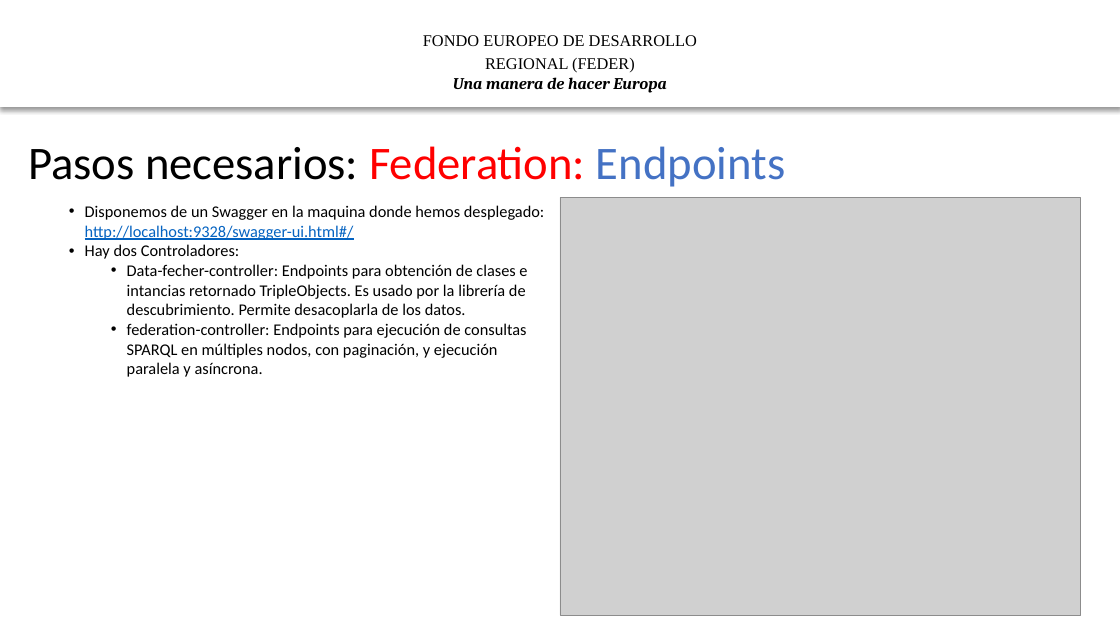
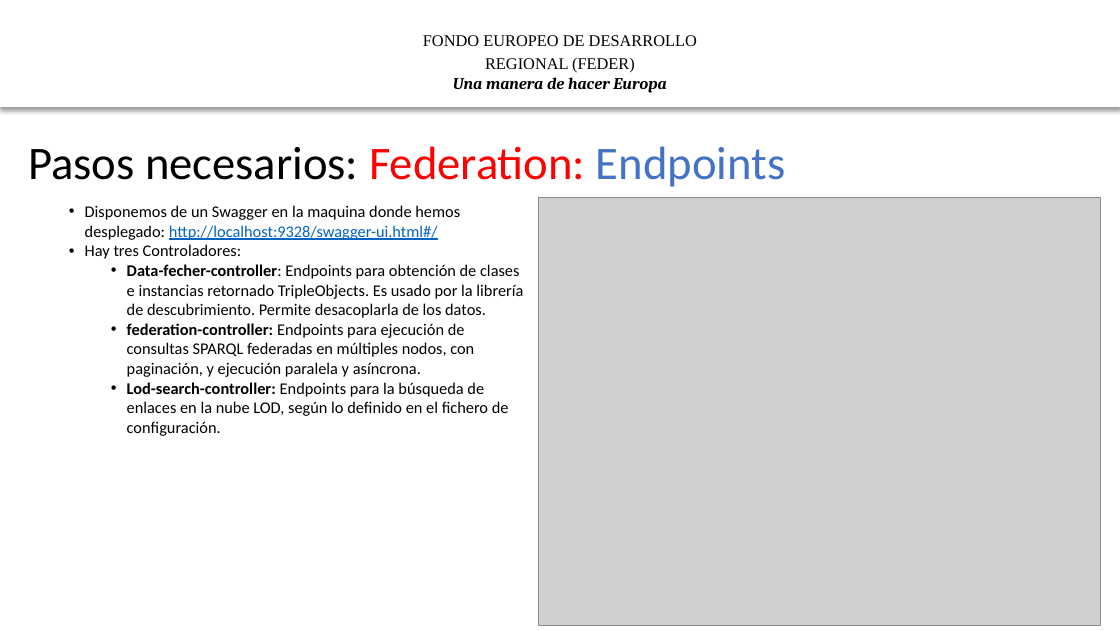
Before and after one commit to HerculesCRUE/ib-asio-docs-, a slide deck: slide 12 of 28-Material_de_formación/Formación Federación y Descubrimiento/IV Desplieges y ejecución.pptx (slide 13 before the commit). Drawn at 1120x630 pixels with LibreOffice and Linux fonts; fonts in the diff are those of the drawing; grey boxes stand for pictures; background and template pictures are left out. Boxes give left, top, right and bottom in pixels: in the first picture for what was removed or moved away, otherwise in the second. Text is boxed around its words. In the diff, an @@ line names an element or a change of style, - is before the commit and + after.

```diff
--- a/28-Material_de_formación/Formación Federación y Descubrimiento/IV Desplieges y ejecución.pptx
+++ b/28-Material_de_formación/Formación Federación y Descubrimiento/IV Desplieges y ejecución.pptx
@@ picture: place and size @@
-picture at [560,197,1081,616]
+picture at [539,197,1101,626]
@@ text at [85,244,523,436]: text changed @@
-• Hay dos Controladores:
-  • Data-fecher-controller: Endpoints para obtención de clases e intancias retornado TripleObjects. Es usado por la librería de descubrimiento. Permite desacoplarla de los datos.
-  • federation-controller: Endpoints para ejecución de consultas SPARQL en múltiples nodos, con paginación, y ejecución paralela y asíncrona.
+• Hay tres Controladores:
+  • Data-fecher-controller: Endpoints para obtención de clases e instancias retornado TripleObjects. Es usado por la librería de descubrimiento. Permite desacoplarla de los datos.
+  • federation-controller: Endpoints para ejecución de consultas SPARQL federadas en múltiples nodos, con paginación, y ejecución paralela y asíncrona.
+  • Lod-search-controller: Endpoints para la búsqueda de enlaces en la nube LOD, según lo definido en el fichero de configuración.
```
Also in this commit, not shown: 13 other slides changed, 10 slides added, 3 slides removed, 19 other files.
